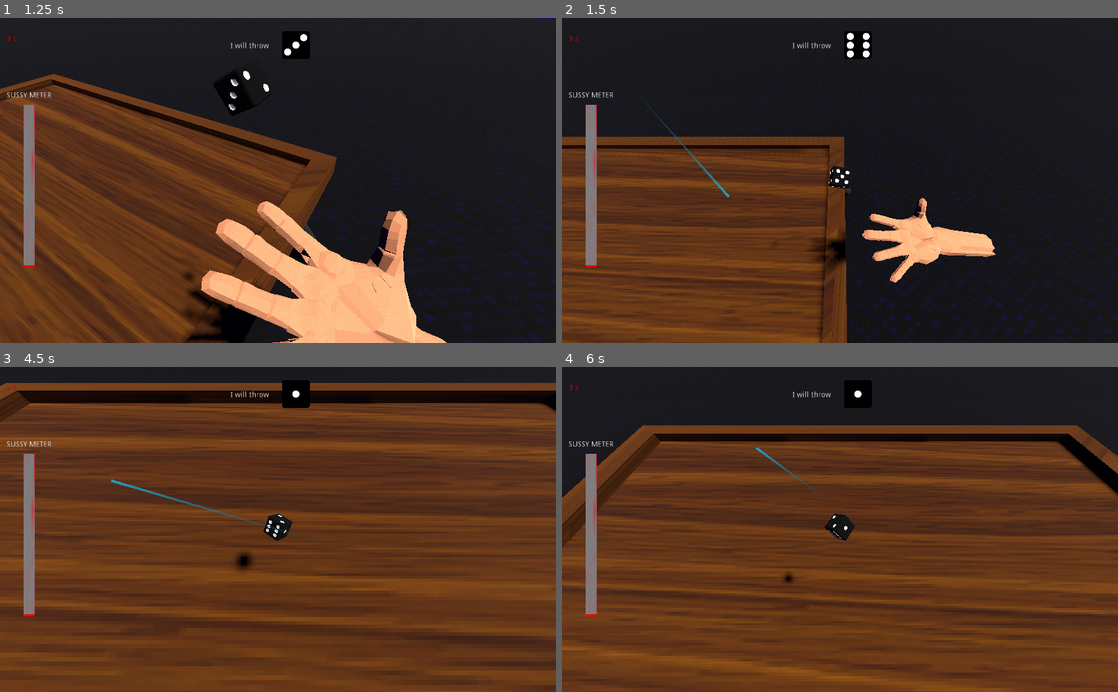
Above: before the commit, frames 1-4 (two rows, left to right).
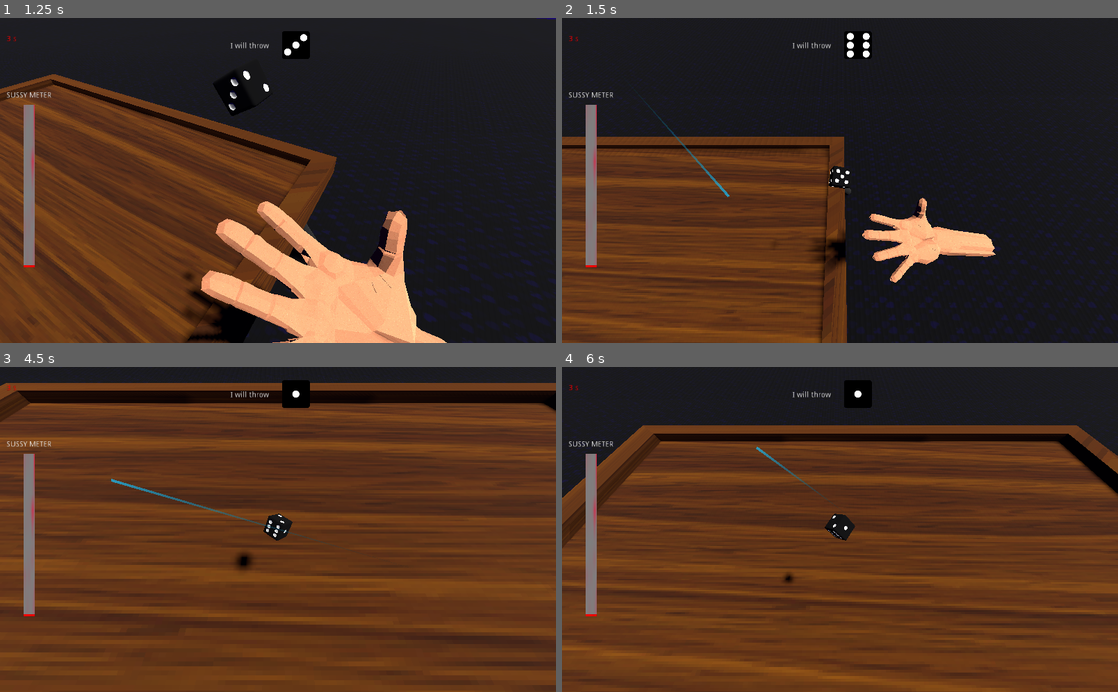
Above: after the commit, the same moments.

Repository: FreekDS/GMTK-Jam-2022-Fairplay
Game: Godot game, scene res://game.tscn
The game is run twice, just before and just after one commit, with the same random seed, the same clock (stepped at 60 frames per second) and the same inputs.
Inputs (mouse positions are in pixels of both pictures, inside the frame that each line leads up to):
- Up to frame 1 (1.25 s): tap Enter (ui_accept) at 0.5, 0.77 s; move the mouse to (33, 47) at 0.52 s; press the mouse at (33, 47) at 0.53 s
- Up to frame 2 (1.5 s): move the mouse to (728, 196) at 1.27 s; release the mouse at (728, 196) at 1.28 s; tap E (slowmo) at 1.35 s
- Up to frame 3 (4.5 s): tap Enter (ui_accept) at 1.52, 3.02, 3.77 s; move the mouse to (333, 458) at 2.02 s; press the mouse at (333, 458) at 2.03 s; move the mouse to (250, 594) at 2.77 s; release the mouse at (250, 594) at 2.78 s; tap E (slowmo) at 2.85, 4.35 s; move the mouse to (444, 578) at 3.52 s; press the mouse at (444, 578) at 3.53 s; move the mouse to (111, 480) at 4.27 s; release the mouse at (111, 480) at 4.28 s
- Up to frame 4 (6 s): tap Enter (ui_accept) at 4.52 s; move the mouse to (867, 529) at 5.02 s; press the mouse at (867, 529) at 5.03 s; move the mouse to (756, 448) at 5.77 s; release the mouse at (756, 448) at 5.78 s; tap E (slowmo) at 5.85 s

Frame 1 is identical in both runs. In frame 2, less than 0.1% of the frame differs, in the area x 15-50%, y 27-56%; in frame 3, less than 0.1%, in the area x 20-57%, y 34-54%; in frame 4, less than 0.1%.

Commit message:
fix scaling

Diff:
--- a/project.godot
+++ b/project.godot
@@ -26,7 +26,8 @@
 
 [display]
 
-window/stretch/mode="viewport"
+window/stretch/mode="2d"
+window/stretch/aspect="keep"
 
 [global]
 
